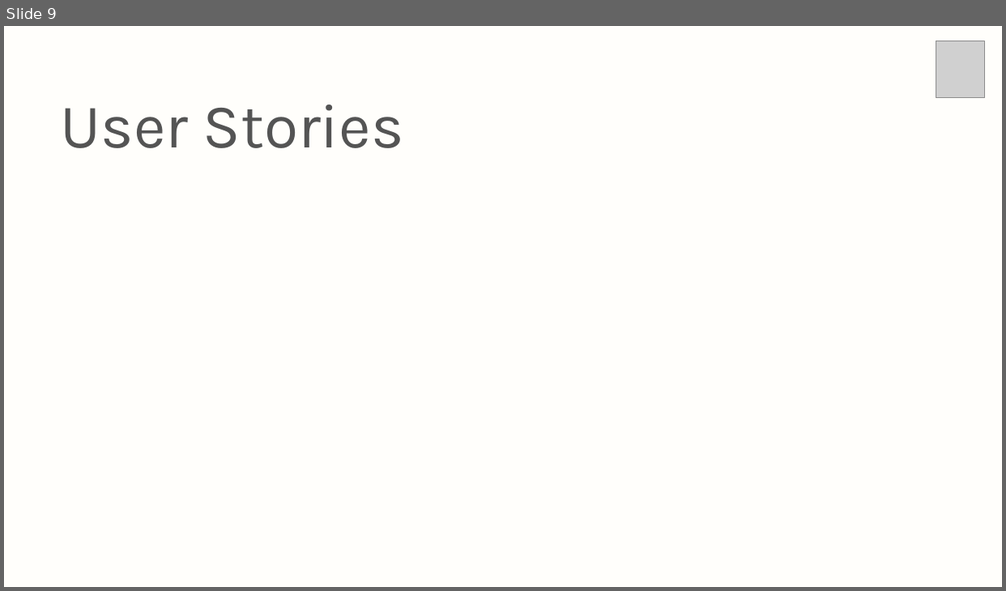
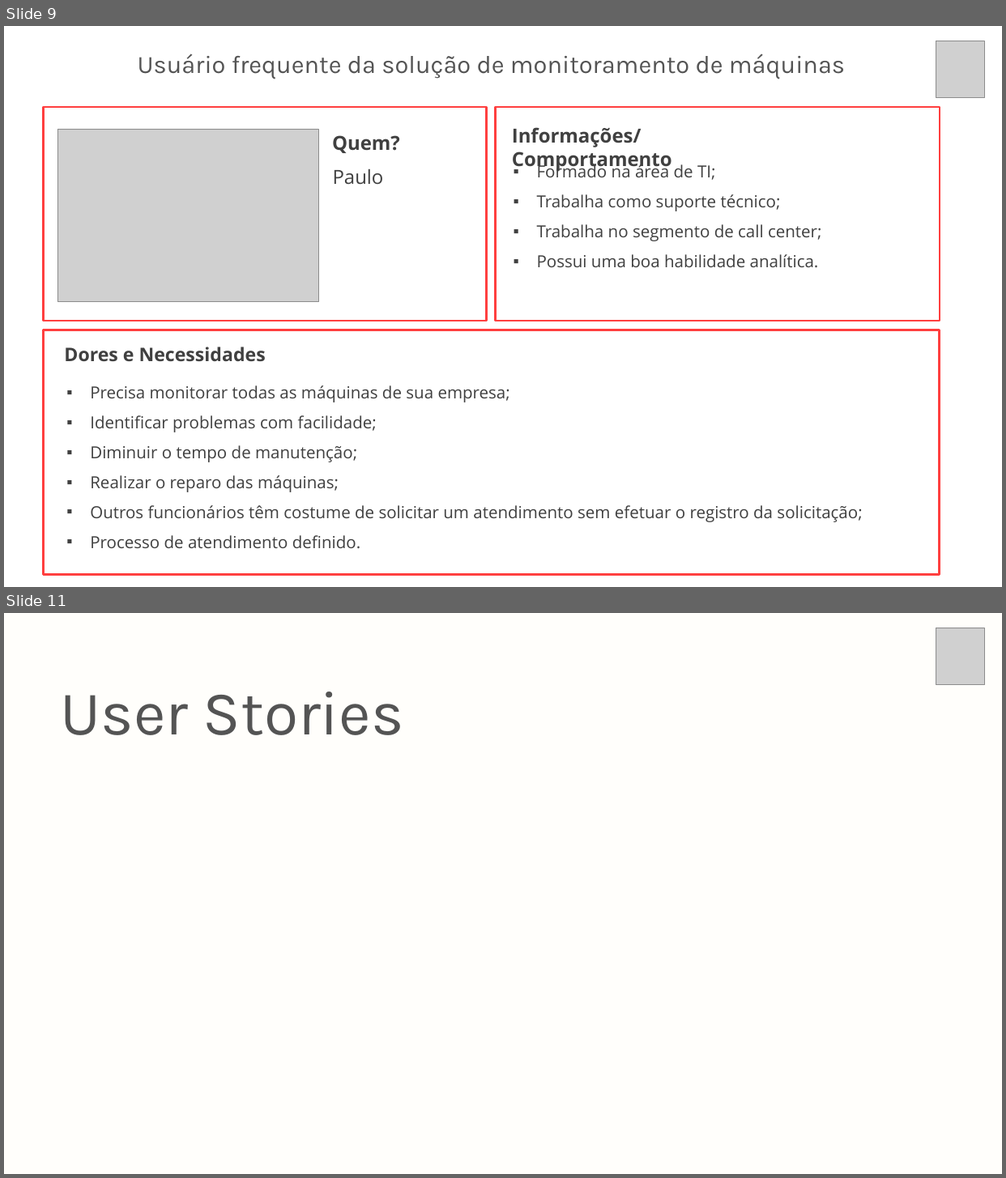
Before and after one commit to christian-raphael/Pyxis, a slide deck: Documentação/Pyxis.pptx. Shown one above the other, each under a label of ours: slide 9 before the commit, slides 9 and 11 after it; the slides between them are not shown. The pictures are 1006x591 and 1006x1178 pixels, drawn with LibreOffice and Linux fonts; fonts in the diff are those of the drawing; grey boxes stand for pictures. Boxes give left, top, right and bottom in pixels: in the first picture for what was removed or moved away, otherwise in the second. Text is boxed around its words. In the diff, an @@ line names an element or a change of style, - is before the commit and + after.

```diff
--- a/Documentação/Pyxis.pptx
+++ b/Documentação/Pyxis.pptx
@@ slide 9 added at [4,26,1002,587], background #FFFFFF @@
@@ picture added at [936,41,984,97] @@
@@ text added at [138,54,845,79], 36 pt, text #545454 @@
+Usuário frequente da solução de monitoramento de máquinas
@@ rectangle added at [44,107,487,320], outline #FF3F3F 3 pt @@
@@ rectangle added at [495,107,940,321], outline #FF3F3F 3 pt @@
@@ picture added at [58,129,318,301] @@
@@ text added at [332,135,400,153], 28 pt, text #404040, bold @@
+Quem?
@@ text added at [512,127,672,172], 28 pt, text #404040, bold @@
+Informações/Comportamento
@@ text added at [333,169,384,185], 28 pt, text #404040 @@
+Paulo
@@ text added at [537,162,822,268], 24 pt, text #404040 @@
+▪ Formado na área de TI;
+▪ Trabalha como suporte técnico;
+▪ Trabalha no segmento de call center;
+▪ Possui uma boa habilidade analítica.
@@ rectangle added at [44,330,939,574], outline #FF3F3F 3 pt @@
@@ text added at [64,347,266,361], 27 pt, text #404040, bold @@
+Dores e Necessidades
@@ text added at [90,386,862,549], 24 pt, text #404040 @@
+▪ Precisa monitorar todas as máquinas de sua empresa;
+▪ Identificar problemas com facilidade;
+▪ Diminuir o tempo de manutenção;
+▪ Realizar o reparo das máquinas;
+▪ Outros funcionários têm costume de solicitar um atendimento sem efetuar o registro da solicitação;
+▪ Processo de atendimento definido.
@@ what was slide 9 is now slide 11 @@
```
Also in this commit, not shown: 2 slides changed, 2 other slides added, 2 other files.
